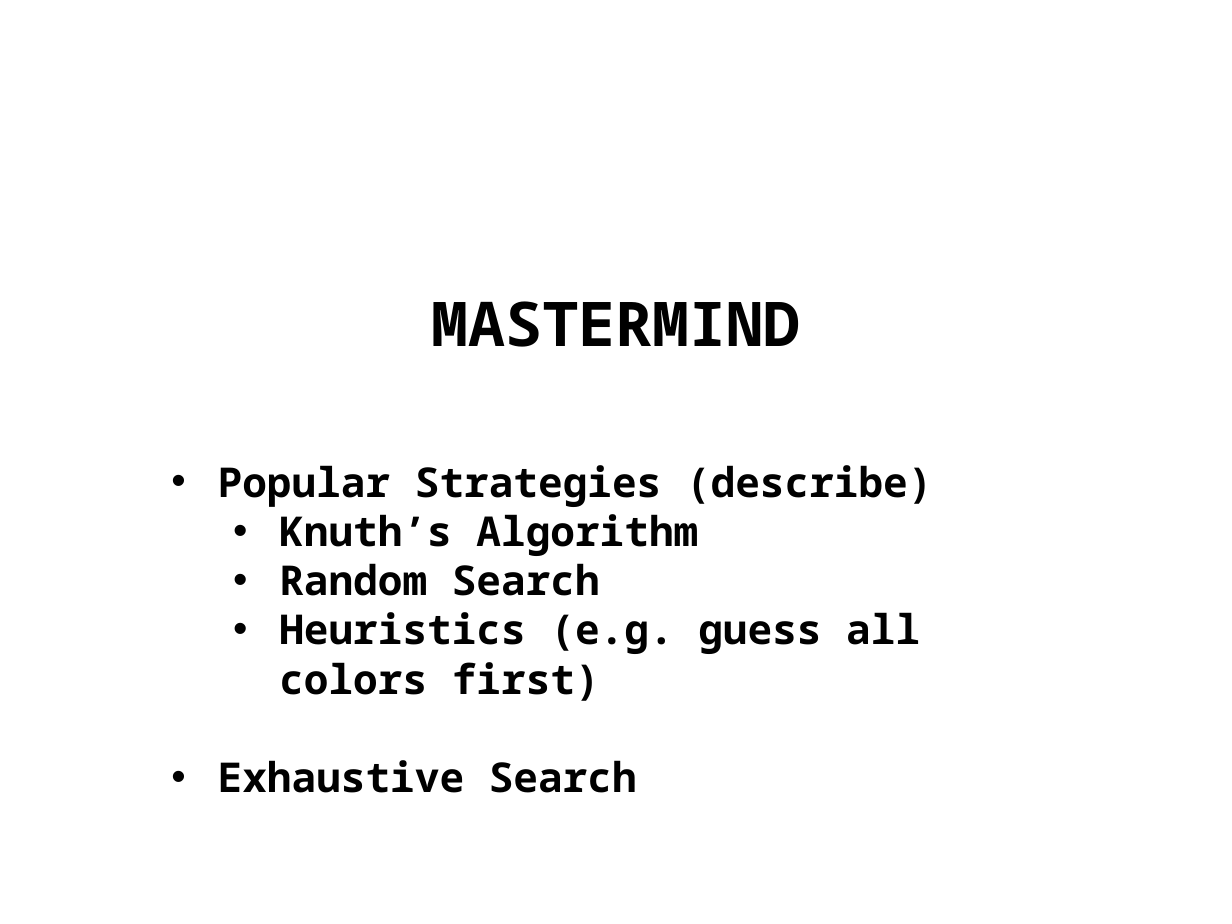
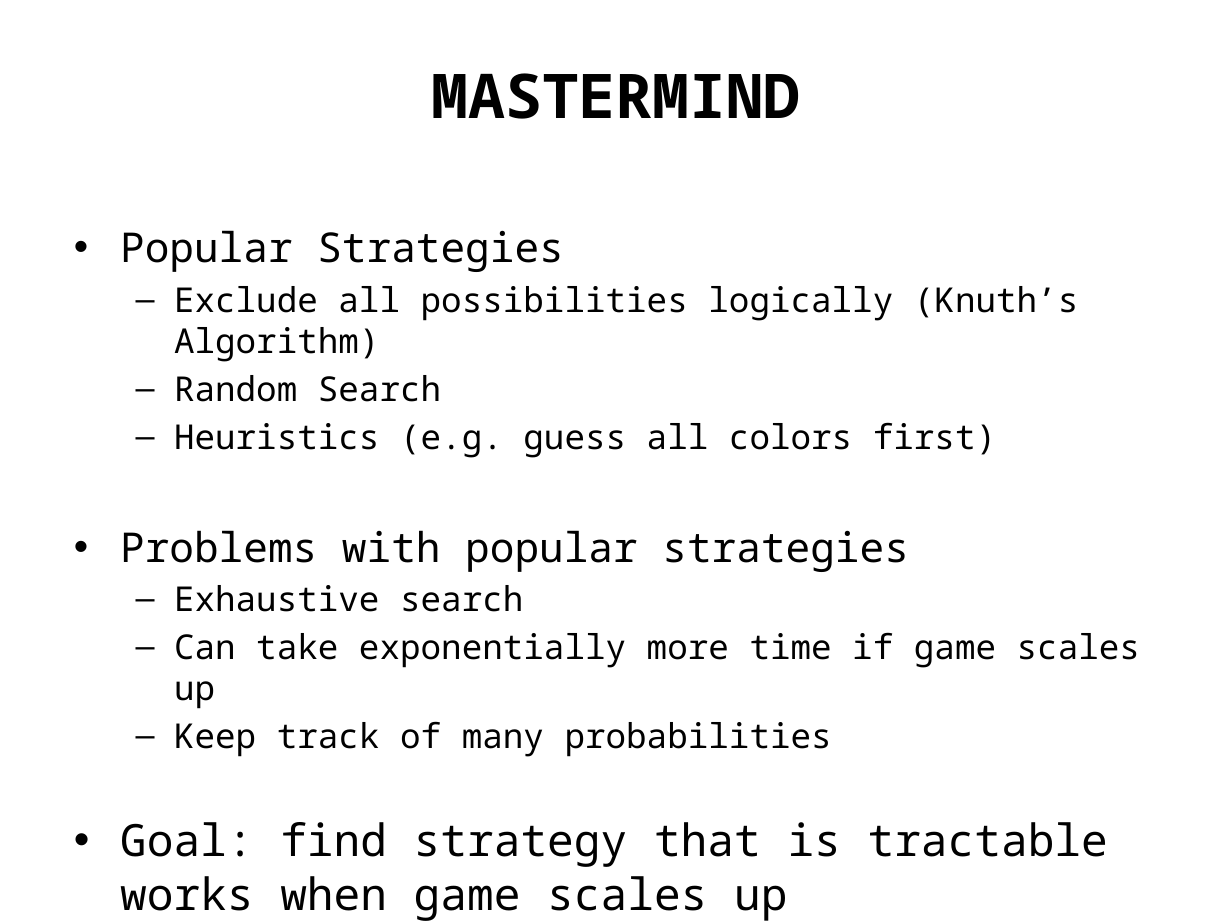
Before and after one commit to amlsf/am207project, a slide deck: slide 3 of video/am207_2.pptx. Drawn at 1232x924 pixels with LibreOffice and Linux fonts; fonts in the diff are those of the drawing. Boxes give left, top, right and bottom in pixels: in the first picture for what was removed or moved away, otherwise in the second. Text is boxed around its words. In the diff, an @@ line names an element or a change of style, - is before the commit and + after.

Commit message:
PPT

```diff
--- a/video/am207_2.pptx
+++ b/video/am207_2.pptx
@@ text "MASTERMIND": place and size @@
-text "MASTERMIND" at (431,301,801,347)
+text "MASTERMIND" at (431,73,801,119)
@@ text added at (120,230,1140,921), 20 pt, text #000000 @@
+• Popular Strategies
+  – Exclude all possibilities logically (Knuth’s Algorithm)
+  – Random Search
+  – Heuristics (e.g. guess all colors first)
+• Problems with popular strategies
+  – Exhaustive search
+  – Can take exponentially more time if game scales up
+  – Keep track of many probabilities
+• Goal: find strategy that is tractable works when game scales up
@@ text removed at (218,465,932,793) @@
-• Popular Strategies (describe)
-  • Knuth’s Algorithm
-  • Random Search
-  • Heuristics (e.g. guess all colors first)
-• Exhaustive Search
```
Also in this commit, not shown: 1 other slide changed, 5 slides added, 3 slides removed, 1 other file.
